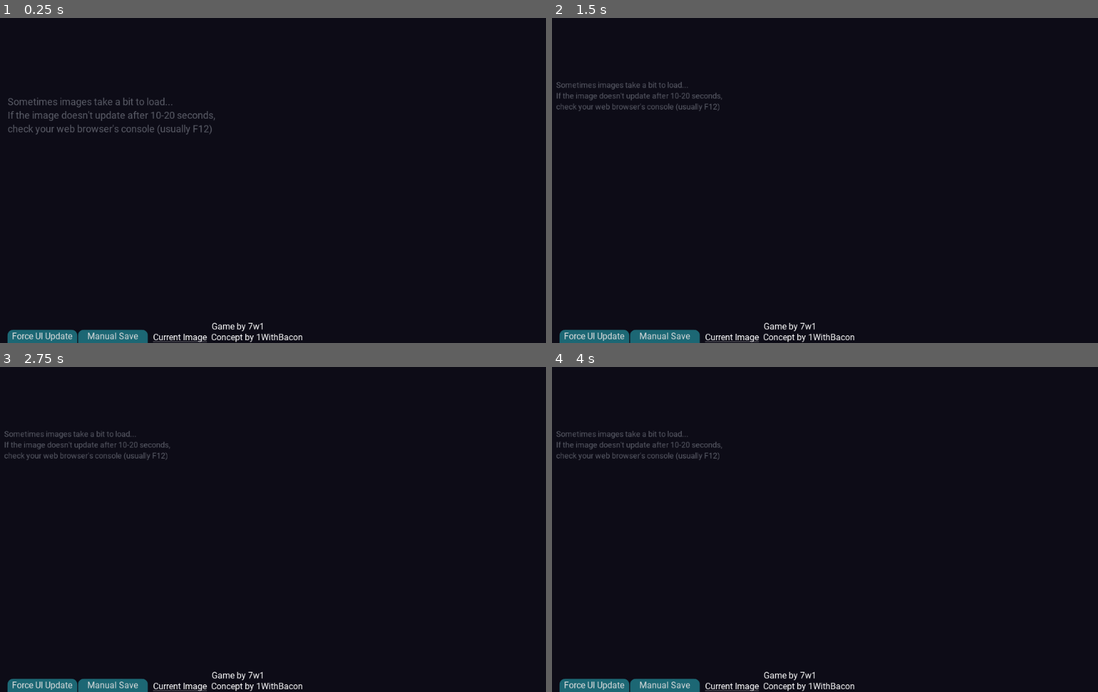
Above: before the commit, frames 1-4 (two rows, left to right).
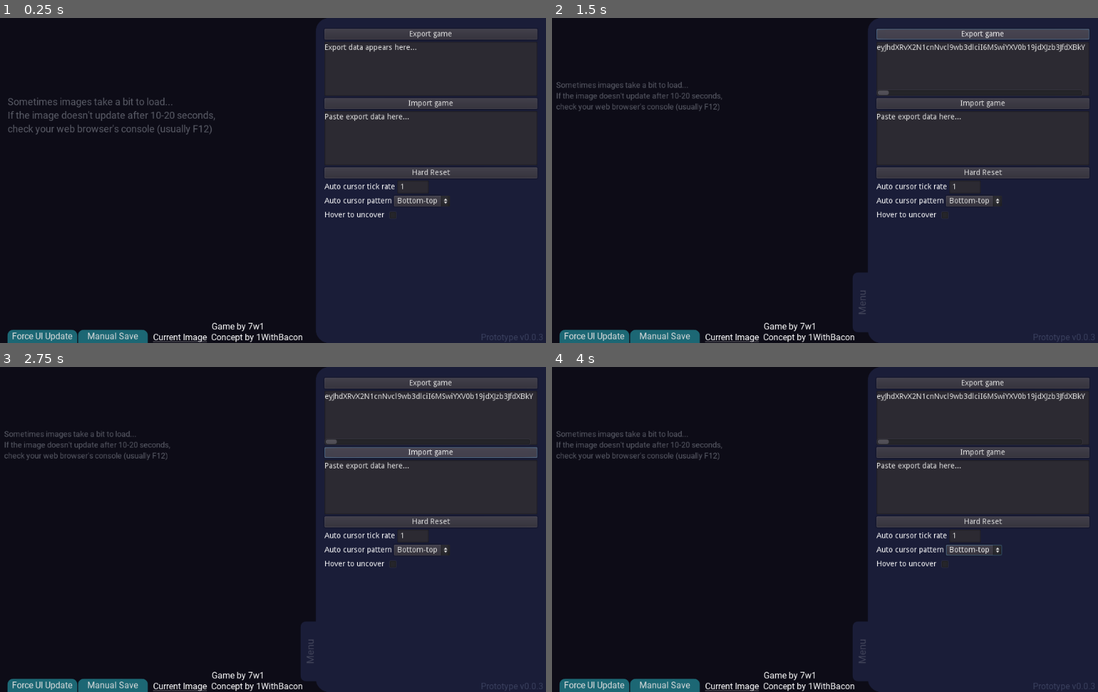
Above: after the commit, the same moments.

Repository: 7w1/Pixel-That-Web
Game: Godot game, scene res://Pixel That.tscn
Two runs of this game, one before a commit and one after it. Both use one fixed random seed, a clock stepped at 60 frames per second and the inputs below.
Inputs (mouse positions are in pixels of both pictures, inside the frame that each line leads up to):
- Up to frame 1 (0.25 s): no input
- Up to frame 2 (1.5 s): click "Force UI Update" at 0.5 s; click (983, 34) at 1.25 s, where only the run after the commit has a clickable "Export game"
- Up to frame 3 (2.75 s): click (431, 451) at 2 s, where only the run after the commit has a clickable "Import game"
- Up to frame 4 (4 s): click (972, 549) at 2.75 s, where only the run after the commit has a clickable "Bottom-top"; click (945, 565) at 3.52 s

The runs differ from the first frame. In frame 1, 41% of the frame differs, in the area x 57-100%, y 0-100%; in frame 2, 41%, in the area x 55-100%, y 0-100%; in frame 3, 41%; in frame 4, 41%.
Error in both runs: Invalid operands 'String' and 'int' in operator '+'. (res://Pixel)

Commit message:
Add readme and display settings menu from game start.

Diff:
--- a/old/Pixel That Prototype Source/Panel.gd
+++ b/old/Pixel That Prototype Source/Panel.gd
@@ -2,7 +2,7 @@
 
 func _ready():
 	hide_panels()
-	$Upgrades.show()
+	$Menu.show()
 
 func _process(_delta):
 	self.rect_size.y = OS.get_window_size().y
--- a/old/Pixel That Prototype Source/Pixel That.gd
+++ b/old/Pixel That Prototype Source/Pixel That.gd
@@ -380,7 +380,10 @@
 		$Picture/Pixels.hide()
 		$Picture/Pixels2.hide()
 		$Picture/Pixels3.hide()
-		$SidePanel.hide()
+		$SidePanel/Buttons/UpgradesButton.hide()
+		$SidePanel/Buttons/PrestigeButton.hide()
+		$SidePanel/Buttons/AchievementsButton.hide()
+		$SidePanel/Buttons/StatsButton.hide()
 	elif completed_images == 1:
 		$"Picture/New Image".show()
 	elif completed_images == 2:
@@ -391,17 +394,12 @@
 		$Picture/Pixels2.show()
 		$Picture/Pixels3.show()
 	elif completed_images == 5:
-		$SidePanel.show()
-		$SidePanel/Buttons/PrestigeButton.hide()
-		$SidePanel/Buttons/AchievementsButton.hide()
-		$SidePanel/Buttons/StatsButton.hide()
-		$SidePanel/Buttons/MenuButton.hide()
+		$SidePanel/Buttons/UpgradesButton.show()
 	elif completed_images == 10:
 		$SidePanel/Buttons/PrestigeButton.show()
 	elif completed_images == 25:
 		$SidePanel/Buttons/AchievementsButton.show()
 		$SidePanel/Buttons/StatsButton.show()
-		$SidePanel/Buttons/MenuButton.show()
 
 	# Work around for mouse position collision with textures because godot is broken as f with this
 	var rect_check = Rect2(Vector2(0,0), $Picture/Container/TextureOverlay.get_global_rect().size)
--- a/old/Pixel That Prototype Source/SidePanel.gd
+++ b/old/Pixel That Prototype Source/SidePanel.gd
@@ -1,8 +1,8 @@
 extends Control
 
 func _ready():
-	$Buttons/UpgradesButton.disabled = true
-	# Set panel content to upgrades
+	$Buttons/MenuButton.disabled = true
+	# Set panel content to menu
 
 func _on_UpgradesButton_pressed():
 	reenable_buttons()
--- a/old/Pixel That Prototype Source/project.godot
+++ b/old/Pixel That Prototype Source/project.godot
@@ -47,7 +47,7 @@
 }
 buyautocursors={
 "deadzone": 0.5,
-"events": [ Object(InputEventKey,"resource_local_to_scene":false,"resource_name":"","device":0,"alt":false,"shift":false,"control":false,"meta":false,"command":false,"pressed":false,"scancode":77,"physical_scancode":0,"unicode":0,"echo":false,"script":null)
+"events": [ Object(InputEventKey,"resource_local_to_scene":false,"resource_name":"","device":0,"alt":false,"shift":false,"control":false,"meta":false,"command":false,"pressed":false,"scancode":77,"unicode":0,"echo":false,"script":null)
  ]
 }
 
@@ -59,6 +59,6 @@
 
 quality/intended_usage/framebuffer_allocation=1
 quality/intended_usage/framebuffer_allocation.mobile=1
-gles2/compatibility/disable_half_float=true
 environment/default_clear_color=Color( 0.0509804, 0.0470588, 0.0901961, 1 )
 environment/default_environment="res://default_env.tres"
+gles2/compatibility/disable_half_float=true
Not shown, added: README.md
Not shown, changed: old/Pixel That Prototype Source/exports/Pixel That.exe
Not shown, changed: old/Pixel That.js
Not shown, changed: old/Pixel That.pck
Not shown, changed: old/Pixel That.wasm
